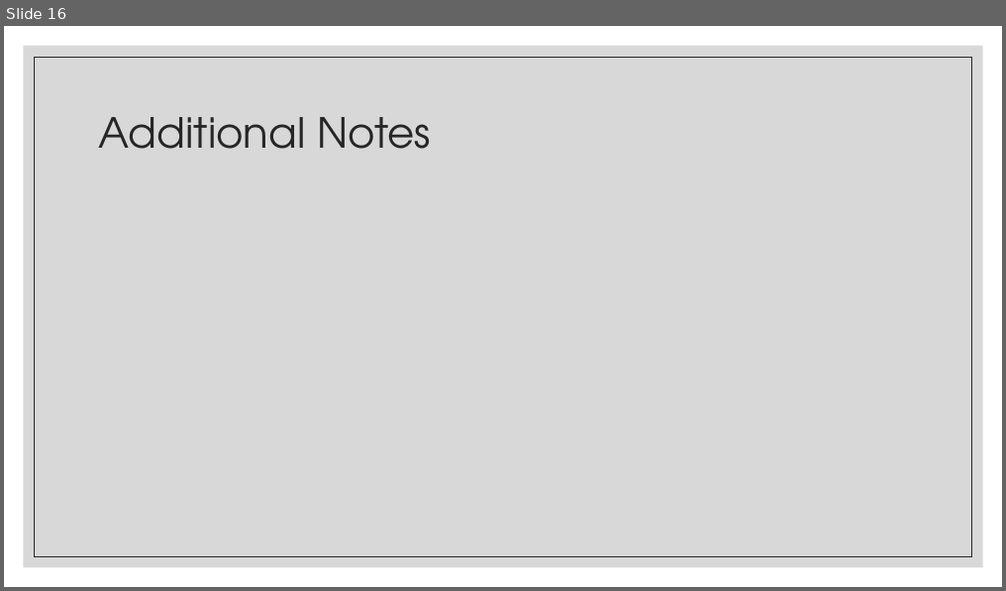
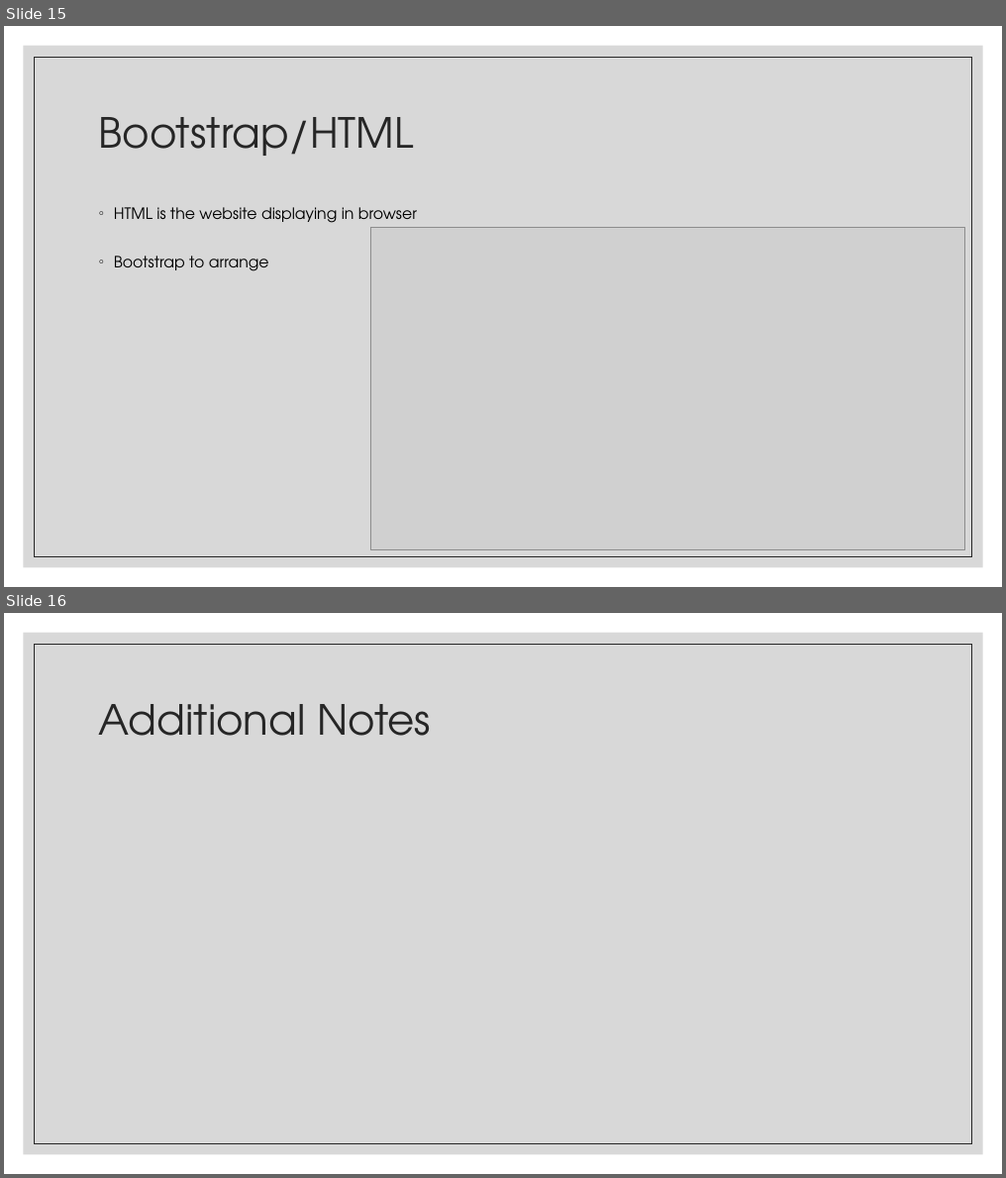
Before and after one commit to KershawK5646/CapstoneProject, a slide deck: Presentation/MakerSpace-1.pptx. Shown one above the other, each under a label of ours: slide 16 before the commit, slides 15 and 16 after it. The pictures are 1006x591 and 1006x1178 pixels, drawn with LibreOffice and Linux fonts; fonts in the diff are those of the drawing; grey boxes stand for pictures. Boxes give left, top, right and bottom in pixels: in the first picture for what was removed or moved away, otherwise in the second. Text is boxed around its words. In the diff, an @@ line names an element or a change of style, - is before the commit and + after.

```diff
--- a/Presentation/MakerSpace-1.pptx
+++ b/Presentation/MakerSpace-1.pptx
@@ slide 15 added at [4,26,1002,587], background #FFFFFF; not listed: 2 template elements that a slide beside it also shows @@
@@ title added at [99,117,414,156], 40 pt, text #262626 @@
+Bootstrap/HTML
@@ text added at [114,207,417,272], 15 pt, text #000000 @@
+◦ HTML is the website displaying in browser
+◦ Bootstrap to arrange
@@ picture added at [371,228,965,551] @@
```
Also in this commit, not shown: 4 other slides added, 5 slides removed.
